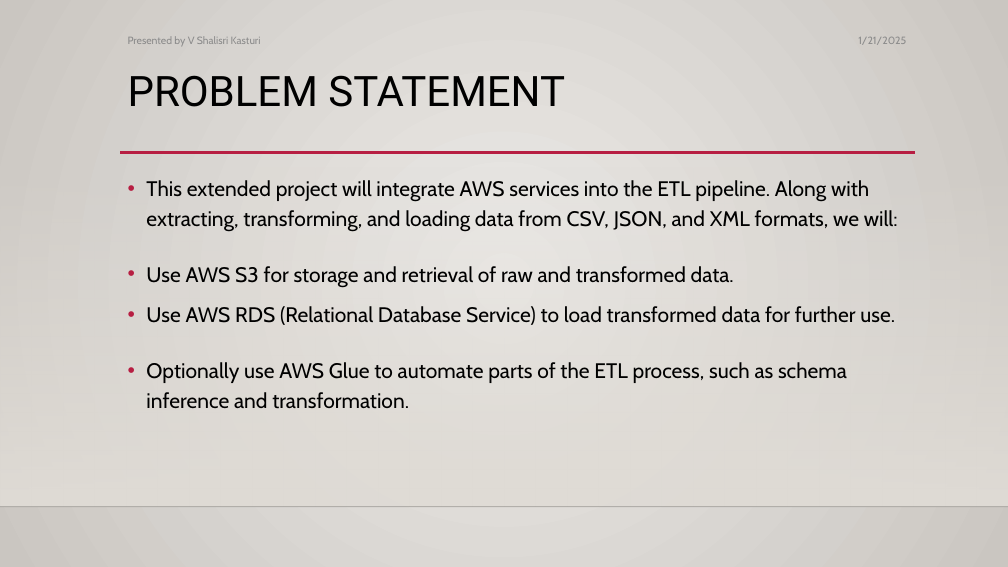
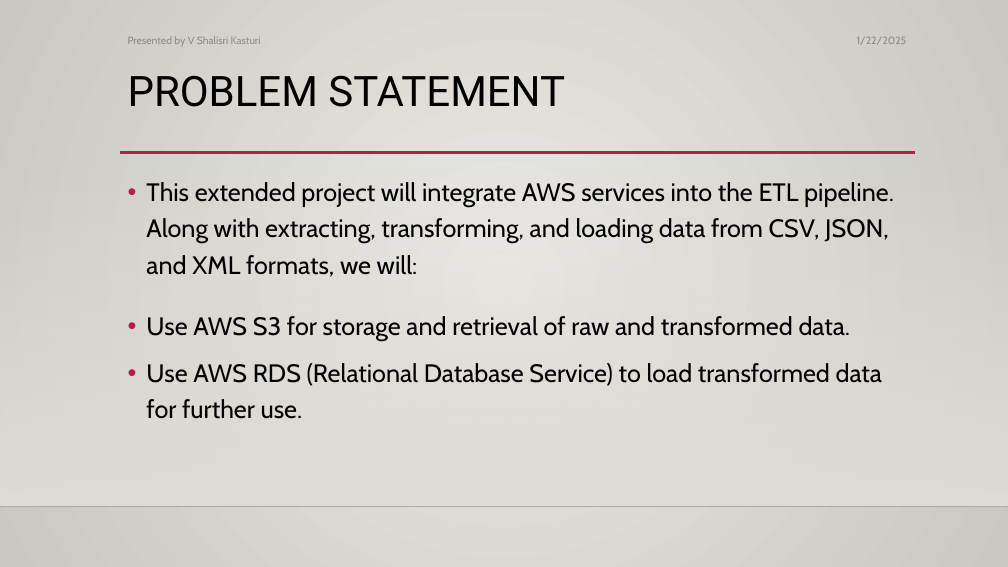
Before and after one commit to shalisrikasturiv/github, a slide deck: slide 2 of EnhancedETLWorkflowwithPythonAWS/Presentation/Shalisri Kasturi V - Enhanced ETL Workflow with Python AWS (DE-WE-E-B2).pptx. Drawn at 1008x567 pixels with LibreOffice and Linux fonts; fonts in the diff are those of the drawing; background and template pictures are left out. Boxes give left, top, right and bottom in pixels: in the first picture for what was removed or moved away, otherwise in the second. Text is boxed around its words. In the diff, an @@ line names an element or a change of style, - is before the commit and + after.

```diff
--- a/EnhancedETLWorkflowwithPythonAWS/Presentation/Shalisri Kasturi V - Enhanced ETL Workflow with Python AWS (DE-WE-E-B2).pptx
+++ b/EnhancedETLWorkflowwithPythonAWS/Presentation/Shalisri Kasturi V - Enhanced ETL Workflow with Python AWS (DE-WE-E-B2).pptx
@@ text at (857,37,907,45): text changed @@
-1/21/2025
+1/22/2025
@@ text "This extended project will integrate ..." at (146,182,894,419): size 20 to 24 pt @@
@@ text at (146,362,847,409): paragraph removed @@
-• Optionally use AWS Glue to automate parts of the ETL process, such as schema inference and transformation.
```
Also in this commit, not shown: 12 other slides changed, 1 slide added.
